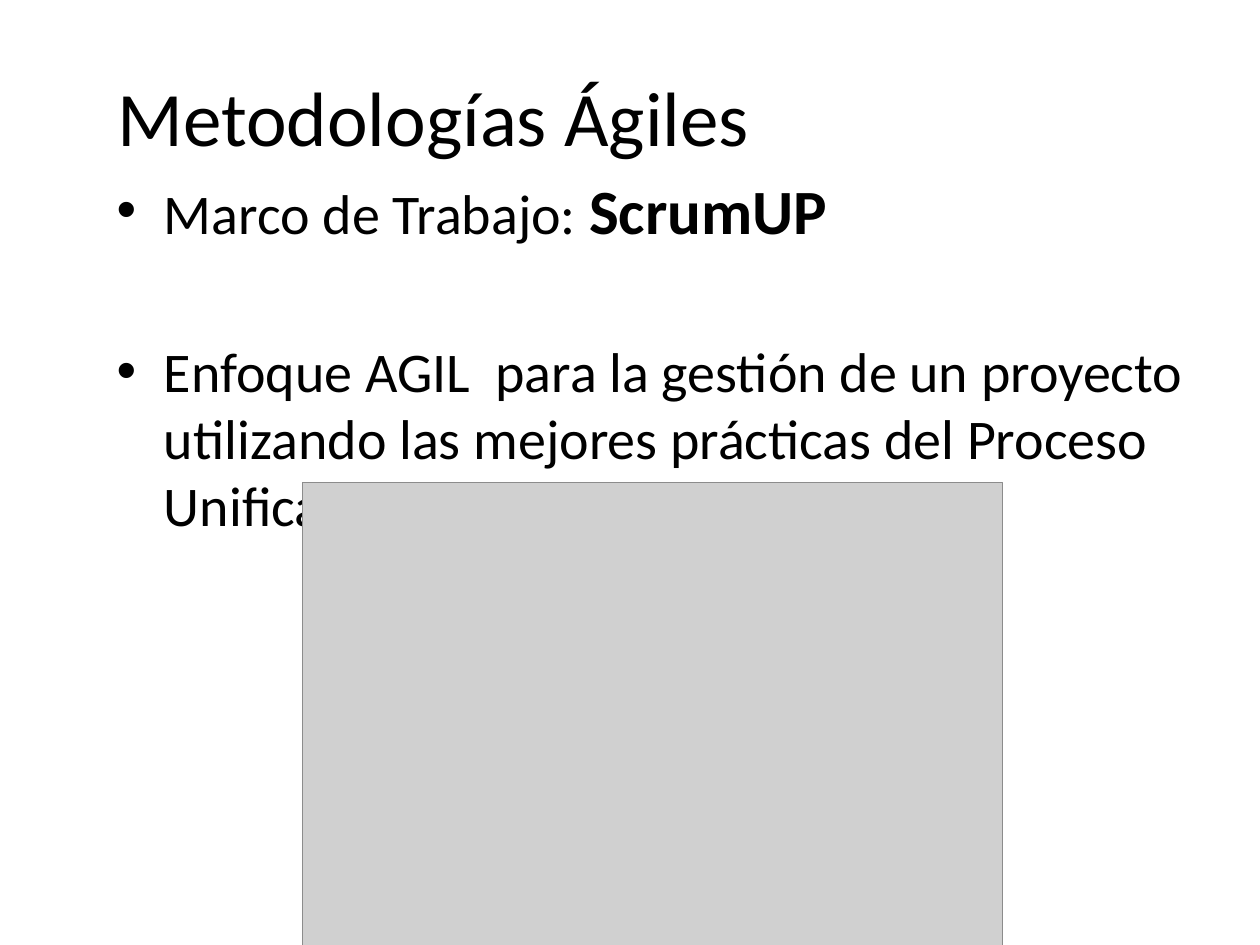
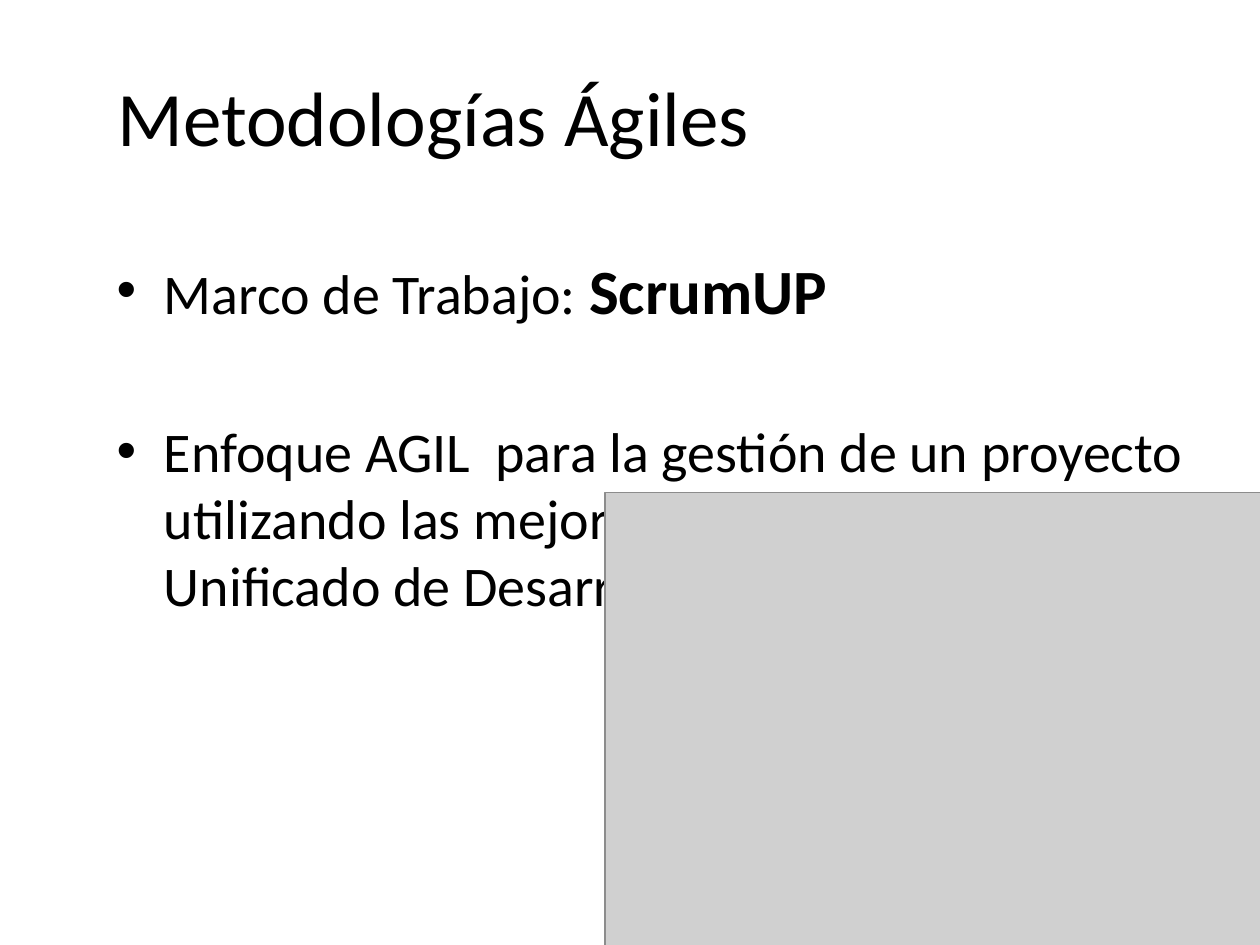
Before and after one commit to martinherr3/blpm, a slide deck: slide 17 of Docs/01-Relevamiento Inicial/Presentacion/PrimeraExposicion - Resumida.pptx. Drawn at 1260x945 pixels with LibreOffice and Linux fonts; fonts in the diff are those of the drawing; grey boxes stand for pictures; background and template pictures are left out. Boxes give left, top, right and bottom in pixels: in the first picture for what was removed or moved away, otherwise in the second. Text is boxed around its words. In the diff, an @@ line names an element or a change of style, - is before the commit and + after.

```diff
--- a/Docs/01-Relevamiento Inicial/Presentacion/PrimeraExposicion - Resumida.pptx
+++ b/Docs/01-Relevamiento Inicial/Presentacion/PrimeraExposicion - Resumida.pptx
@@ text "Marco de Trabajo: ScrumUP": place and size @@
-text "Marco de Trabajo: ScrumUP" at [164,192,1182,540]
+text "Marco de Trabajo: ScrumUP" at [164,272,1182,619]
@@ picture: place and size @@
-picture at [302,483,1003,945]
+picture at [605,493,1260,945]
```
Also in this commit, not shown: 5 other slides changed, 1 slide removed.
